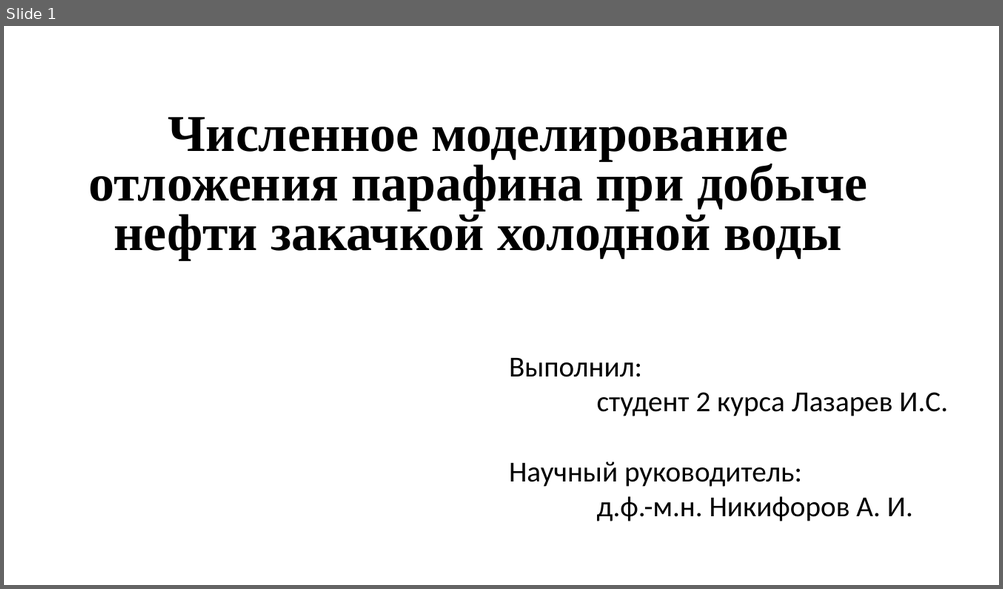
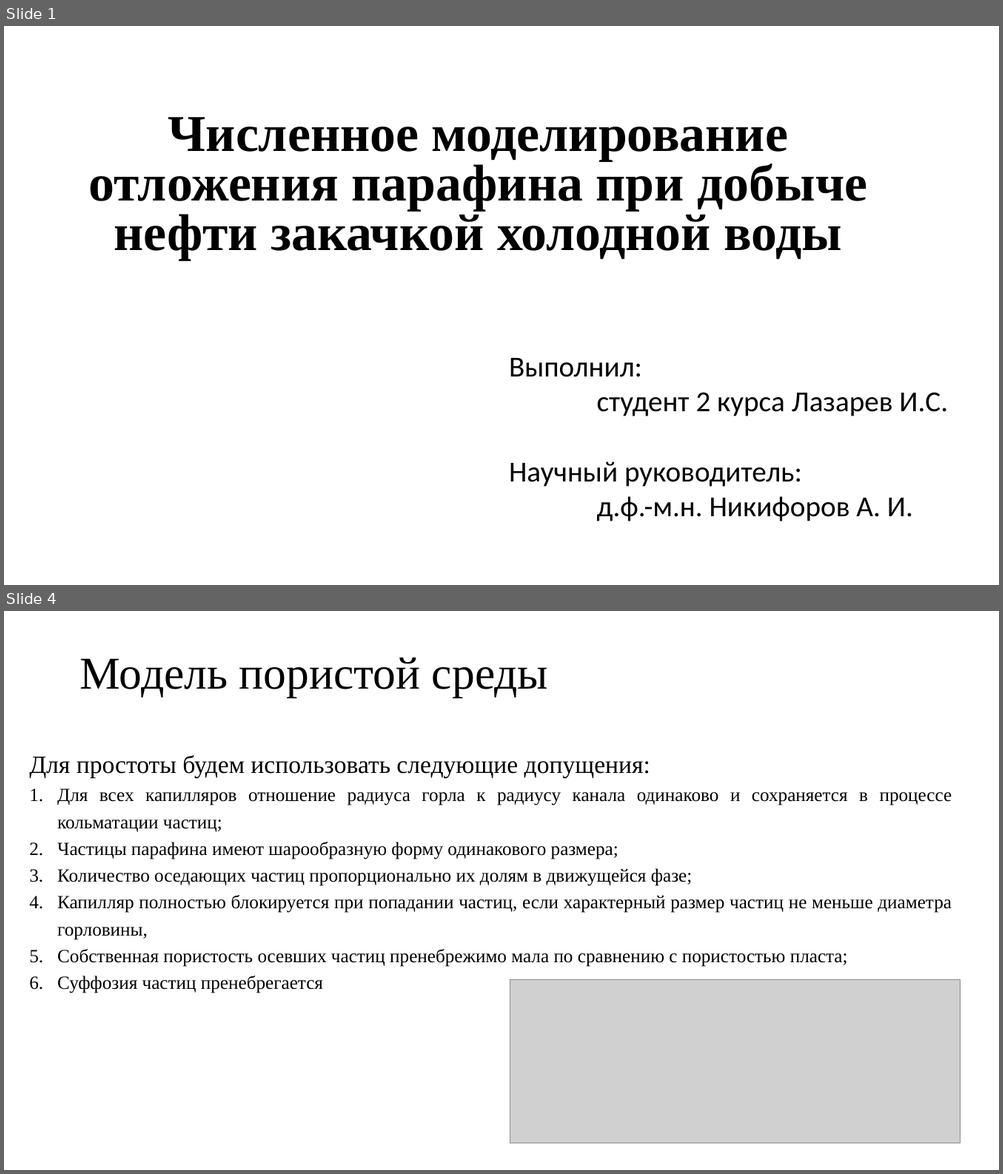
Before and after one commit to 1g0g0r/reservoir-simulator, a slide deck: resources/Лазарев.pptx. Shown one above the other, each under a label of ours: slide 1 before the commit, slides 1 and 4 after it; the slides between them are not shown. The pictures are 1003x589 and 1003x1174 pixels, drawn with LibreOffice and Linux fonts; fonts in the diff are those of the drawing; grey boxes stand for pictures. Boxes give left, top, right and bottom in pixels: in the first picture for what was removed or moved away, otherwise in the second. Text is boxed around its words. In the diff, an @@ line names an element or a change of style, - is before the commit and + after.

```diff
--- a/resources/Лазарев.pptx
+++ b/resources/Лазарев.pptx
@@ slide 4 added at bbox=[4, 611, 999, 1170], background #FFFFFF @@
@@ text added at bbox=[80, 658, 548, 698], 44 pt, text #000000 @@
+Модель пористой среды
@@ text added at bbox=[29, 755, 952, 994], 18 pt, text #000000 @@
+Для простоты будем использовать следующие допущения:
+1. Для всех капилляров отношение радиуса горла к радиусу канала одинаково и сохраняется в процессе кольматации частиц;
+2. Частицы парафина имеют шарообразную форму одинакового размера;
+3. Количество оседающих частиц пропорционально их долям в движущейся фазе;
+4. Капилляр полностью блокируется при попадании частиц, если характерный размер частиц не меньше диаметра горловины,
+5. Собственная пористость осевших частиц пренебрежимо мала по сравнению с пористостью пласта;
+6. Суффозия частиц пренебрегается
@@ picture added at bbox=[510, 980, 960, 1144] @@
```
Also in this commit, not shown: 2 slides changed, 7 other slides added, 1 slide removed, 4 other files.
